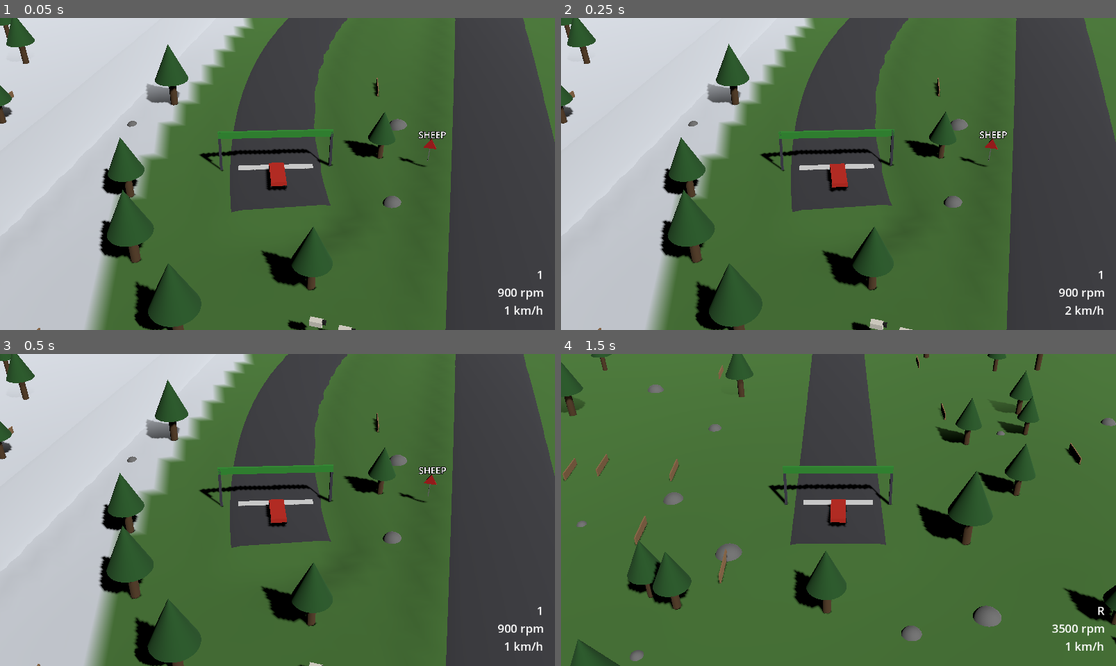
Above: before the commit, frames 1-4 (two rows, left to right).
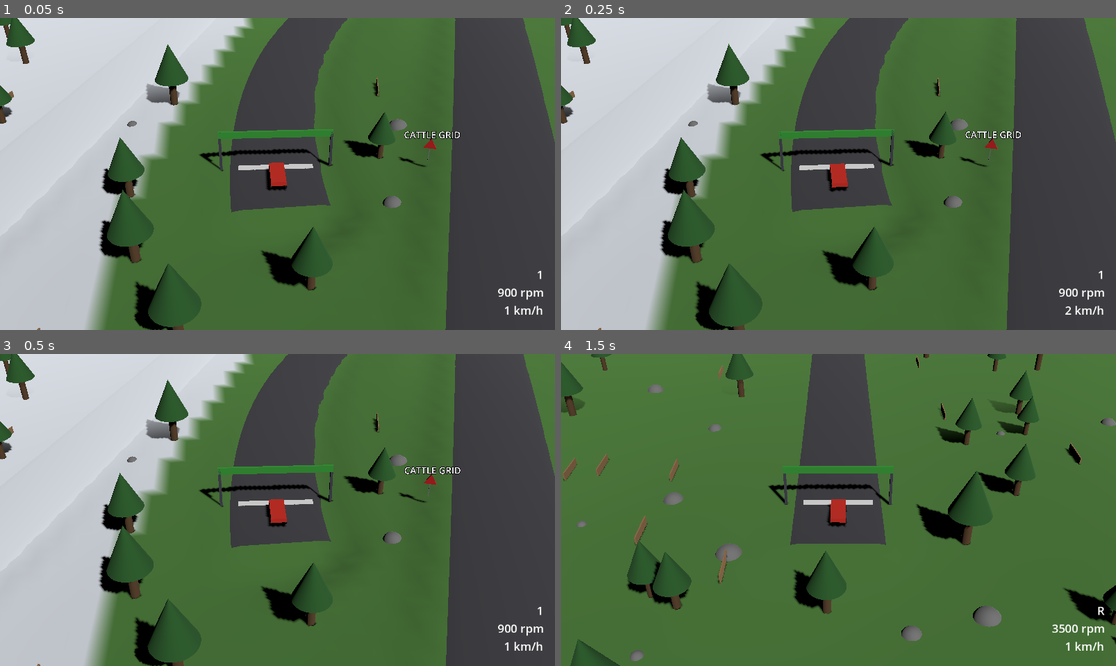
Above: after the commit, the same moments.

Repository: JulianHeissinger/RallyGame
Game: Godot game, scene res://scenes/stage.tscn
Same seed, same stepped clock (60 frames per second), same inputs: the game is played once before the commit and once after it. The project has no main scene, so this scene is started directly.
Inputs:
- Up to frame 1 (0.05 s): no input
- Up to frame 2 (0.25 s): no input
- Up to frame 3 (0.5 s): no input
- Up to frame 4 (1.5 s): hold D (steer_right) 0.53-1.28 s; hold R (reroll_stage) 0.53-1.28 s; hold S (brake) from 1.28 s (still down); tap W (throttle) at 1.35 s

The runs differ from the first frame. In frame 1, 0.4% of the frame differs, in the area x 51-83%, y 36-100%; in frame 2, 0.3%; in frame 3, 0.2%; in frame 4, nothing differs.

Commit message:
feat: add obstacle and launch hazards
Fallen tree (solid, leaves a gap), crashed car (heavy pushable body),
knockable props in seeded clusters (cones, hay bales, wheelie bins,
shopping trolleys) and a portable toilet that emit hazard_defeated on
the first car hit, an explosive barrel with blast impulse and zone
damage, and a ramp.

Diff:
--- /dev/null
+++ b/data/hazards/cones.tres
@@ -0,0 +1,13 @@
+[gd_resource type="Resource" script_class="HazardDef" format=3]
+
+[ext_resource type="PackedScene" path="res://scenes/hazards/cones.tscn" id="1_scene"]
+[ext_resource type="Script" path="res://scripts/hazards/hazard_def.gd" id="2_def"]
+
+[resource]
+script = ExtResource("2_def")
+name = "cones"
+scene = ExtResource("1_scene")
+min_difficulty = 1
+sign_text = "CONES"
+surfaces = PackedStringArray()
+on_road = true
--- /dev/null
+++ b/data/hazards/crashed_car.tres
@@ -0,0 +1,13 @@
+[gd_resource type="Resource" script_class="HazardDef" format=3]
+
+[ext_resource type="PackedScene" path="res://scenes/hazards/crashed_car.tscn" id="1_scene"]
+[ext_resource type="Script" path="res://scripts/hazards/hazard_def.gd" id="2_def"]
+
+[resource]
+script = ExtResource("2_def")
+name = "crashed_car"
+scene = ExtResource("1_scene")
+min_difficulty = 1
+sign_text = "CRASH"
+surfaces = PackedStringArray()
+on_road = true
--- /dev/null
+++ b/data/hazards/explosive_barrel.tres
@@ -0,0 +1,13 @@
+[gd_resource type="Resource" script_class="HazardDef" format=3]
+
+[ext_resource type="PackedScene" path="res://scenes/hazards/explosive_barrel.tscn" id="1_scene"]
+[ext_resource type="Script" path="res://scripts/hazards/hazard_def.gd" id="2_def"]
+
+[resource]
+script = ExtResource("2_def")
+name = "explosive_barrel"
+scene = ExtResource("1_scene")
+min_difficulty = 2
+sign_text = "BARREL"
+surfaces = PackedStringArray()
+on_road = true
--- /dev/null
+++ b/data/hazards/fallen_tree.tres
@@ -0,0 +1,13 @@
+[gd_resource type="Resource" script_class="HazardDef" format=3]
+
+[ext_resource type="PackedScene" path="res://scenes/hazards/fallen_tree.tscn" id="1_scene"]
+[ext_resource type="Script" path="res://scripts/hazards/hazard_def.gd" id="2_def"]
+
+[resource]
+script = ExtResource("2_def")
+name = "fallen_tree"
+scene = ExtResource("1_scene")
+min_difficulty = 2
+sign_text = "TREE"
+surfaces = PackedStringArray()
+on_road = false
--- /dev/null
+++ b/data/hazards/hay_bales.tres
@@ -0,0 +1,13 @@
+[gd_resource type="Resource" script_class="HazardDef" format=3]
+
+[ext_resource type="PackedScene" path="res://scenes/hazards/hay_bales.tscn" id="1_scene"]
+[ext_resource type="Script" path="res://scripts/hazards/hazard_def.gd" id="2_def"]
+
+[resource]
+script = ExtResource("2_def")
+name = "hay_bales"
+scene = ExtResource("1_scene")
+min_difficulty = 1
+sign_text = "HAY"
+surfaces = PackedStringArray()
+on_road = true
--- /dev/null
+++ b/data/hazards/portable_toilet.tres
@@ -0,0 +1,13 @@
+[gd_resource type="Resource" script_class="HazardDef" format=3]
+
+[ext_resource type="PackedScene" path="res://scenes/hazards/portable_toilet.tscn" id="1_scene"]
+[ext_resource type="Script" path="res://scripts/hazards/hazard_def.gd" id="2_def"]
+
+[resource]
+script = ExtResource("2_def")
+name = "portable_toilet"
+scene = ExtResource("1_scene")
+min_difficulty = 1
+sign_text = "TOILET"
+surfaces = PackedStringArray()
+on_road = true
--- /dev/null
+++ b/data/hazards/ramp.tres
@@ -0,0 +1,13 @@
+[gd_resource type="Resource" script_class="HazardDef" format=3]
+
+[ext_resource type="PackedScene" path="res://scenes/hazards/ramp.tscn" id="1_scene"]
+[ext_resource type="Script" path="res://scripts/hazards/hazard_def.gd" id="2_def"]
+
+[resource]
+script = ExtResource("2_def")
+name = "ramp"
+scene = ExtResource("1_scene")
+min_difficulty = 1
+sign_text = "RAMP"
+surfaces = PackedStringArray()
+on_road = true
--- /dev/null
+++ b/data/hazards/shopping_trolleys.tres
@@ -0,0 +1,13 @@
+[gd_resource type="Resource" script_class="HazardDef" format=3]
+
+[ext_resource type="PackedScene" path="res://scenes/hazards/shopping_trolleys.tscn" id="1_scene"]
+[ext_resource type="Script" path="res://scripts/hazards/hazard_def.gd" id="2_def"]
+
+[resource]
+script = ExtResource("2_def")
+name = "shopping_trolleys"
+scene = ExtResource("1_scene")
+min_difficulty = 1
+sign_text = "TROLLEYS"
+surfaces = PackedStringArray()
+on_road = true
--- /dev/null
+++ b/data/hazards/wheelie_bins.tres
@@ -0,0 +1,13 @@
+[gd_resource type="Resource" script_class="HazardDef" format=3]
+
+[ext_resource type="PackedScene" path="res://scenes/hazards/wheelie_bins.tscn" id="1_scene"]
+[ext_resource type="Script" path="res://scripts/hazards/hazard_def.gd" id="2_def"]
+
+[resource]
+script = ExtResource("2_def")
+name = "wheelie_bins"
+scene = ExtResource("1_scene")
+min_difficulty = 1
+sign_text = "BINS"
+surfaces = PackedStringArray()
+on_road = true
--- /dev/null
+++ b/scenes/hazards/cone.tscn
@@ -0,0 +1,47 @@
+[gd_scene format=3]
+
+[ext_resource type="Script" path="res://scripts/hazards/knockable.gd" id="1_knock"]
+
+[sub_resource type="CylinderShape3D" id="CylinderShape3D_cone"]
+height = 0.7
+radius = 0.2
+
+[sub_resource type="StandardMaterial3D" id="StandardMaterial3D_orange"]
+albedo_color = Color(1, 0.4, 0.05, 1)
+
+[sub_resource type="CylinderMesh" id="CylinderMesh_cone"]
+material = SubResource("StandardMaterial3D_orange")
+top_radius = 0.03
+bottom_radius = 0.2
+height = 0.7
+
+[sub_resource type="StandardMaterial3D" id="StandardMaterial3D_white"]
+albedo_color = Color(0.95, 0.95, 0.95, 1)
+
+[sub_resource type="CylinderMesh" id="CylinderMesh_band"]
+material = SubResource("StandardMaterial3D_white")
+top_radius = 0.1
+bottom_radius = 0.125
+height = 0.12
+
+[node name="Cone" type="RigidBody3D"]
+collision_layer = 2
+collision_mask = 3
+mass = 3.0
+contact_monitor = true
+max_contacts_reported = 4
+script = ExtResource("1_knock")
+metadata/impact_scale = 0.01
+metadata/impact_once = true
+
+[node name="Collision" type="CollisionShape3D" parent="."]
+transform = Transform3D(1, 0, 0, 0, 1, 0, 0, 0, 1, 0, 0.35, 0)
+shape = SubResource("CylinderShape3D_cone")
+
+[node name="Mesh" type="MeshInstance3D" parent="."]
+transform = Transform3D(1, 0, 0, 0, 1, 0, 0, 0, 1, 0, 0.35, 0)
+mesh = SubResource("CylinderMesh_cone")
+
+[node name="Band" type="MeshInstance3D" parent="."]
+transform = Transform3D(1, 0, 0, 0, 1, 0, 0, 0, 1, 0, 0.42, 0)
+mesh = SubResource("CylinderMesh_band")
--- /dev/null
+++ b/scenes/hazards/cones.tscn
@@ -0,0 +1,12 @@
+[gd_scene format=3]
+
+[ext_resource type="Script" path="res://scripts/hazards/prop_cluster.gd" id="1_cluster"]
+[ext_resource type="PackedScene" path="res://scenes/hazards/cone.tscn" id="2_prop"]
+
+[node name="Cones" type="Node3D"]
+script = ExtResource("1_cluster")
+prop = ExtResource("2_prop")
+count_range = Vector2i(4, 8)
+spread_side = 4.0
+spread_along = 2.0
+cell = 0.7
--- /dev/null
+++ b/scenes/hazards/crashed_car.tscn
@@ -0,0 +1,38 @@
+[gd_scene format=3]
+
+[sub_resource type="BoxShape3D" id="BoxShape3D_car"]
+size = Vector3(1.8, 1.3, 4)
+
+[sub_resource type="StandardMaterial3D" id="StandardMaterial3D_paint"]
+albedo_color = Color(0.55, 0.12, 0.1, 1)
+
+[sub_resource type="BoxMesh" id="BoxMesh_body"]
+material = SubResource("StandardMaterial3D_paint")
+size = Vector3(1.8, 0.8, 4)
+
+[sub_resource type="StandardMaterial3D" id="StandardMaterial3D_glass"]
+albedo_color = Color(0.15, 0.18, 0.2, 1)
+
+[sub_resource type="BoxMesh" id="BoxMesh_cabin"]
+material = SubResource("StandardMaterial3D_glass")
+size = Vector3(1.6, 0.5, 2)
+
+[node name="CrashedCar" type="Node3D"]
+
+[node name="Body" type="RigidBody3D" parent="."]
+transform = Transform3D(0.819, 0, 0.574, 0, 1, 0, -0.574, 0, 0.819, 0, 0, 0)
+collision_layer = 2
+collision_mask = 3
+mass = 1000.0
+
+[node name="Collision" type="CollisionShape3D" parent="Body"]
+transform = Transform3D(1, 0, 0, 0, 1, 0, 0, 0, 1, 0, 0.65, 0)
+shape = SubResource("BoxShape3D_car")
+
+[node name="Mesh" type="MeshInstance3D" parent="Body"]
+transform = Transform3D(1, 0, 0, 0, 1, 0, 0, 0, 1, 0, 0.4, 0)
+mesh = SubResource("BoxMesh_body")
+
+[node name="Cabin" type="MeshInstance3D" parent="Body"]
+transform = Transform3D(1, 0, 0, 0, 1, 0, 0, 0, 1, 0, 1.05, 0.2)
+mesh = SubResource("BoxMesh_cabin")
--- /dev/null
+++ b/scenes/hazards/explosive_barrel.tscn
@@ -0,0 +1,41 @@
+[gd_scene format=3]
+
+[ext_resource type="Script" path="res://scripts/hazards/explosive_barrel.gd" id="1_barrel"]
+
+[sub_resource type="CylinderShape3D" id="CylinderShape3D_trigger"]
+height = 1.2
+radius = 0.6
+
+[sub_resource type="StandardMaterial3D" id="StandardMaterial3D_red"]
+albedo_color = Color(0.85, 0.1, 0.05, 1)
+
+[sub_resource type="CylinderMesh" id="CylinderMesh_barrel"]
+material = SubResource("StandardMaterial3D_red")
+top_radius = 0.4
+bottom_radius = 0.4
+height = 0.9
+
+[sub_resource type="StandardMaterial3D" id="StandardMaterial3D_scorch"]
+albedo_color = Color(0.05, 0.05, 0.05, 1)
+
+[sub_resource type="CylinderMesh" id="CylinderMesh_scorch"]
+material = SubResource("StandardMaterial3D_scorch")
+top_radius = 1.5
+bottom_radius = 1.5
+height = 0.01
+
+[node name="ExplosiveBarrel" type="Area3D"]
+script = ExtResource("1_barrel")
+
+[node name="Collision" type="CollisionShape3D" parent="."]
+transform = Transform3D(1, 0, 0, 0, 1, 0, 0, 0, 1, 0, 0.6, 0)
+shape = SubResource("CylinderShape3D_trigger")
+
+[node name="Mesh" type="MeshInstance3D" parent="."]
+transform = Transform3D(1, 0, 0, 0, 1, 0, 0, 0, 1, 0, 0.45, 0)
+mesh = SubResource("CylinderMesh_barrel")
+
+[node name="Scorch" type="MeshInstance3D" parent="."]
+transform = Transform3D(1, 0, 0, 0, 1, 0, 0, 0, 1, 0, 0.02, 0)
+visible = false
+mesh = SubResource("CylinderMesh_scorch")
--- /dev/null
+++ b/scenes/hazards/fallen_tree.tscn
@@ -0,0 +1,6 @@
+[gd_scene format=3]
+
+[ext_resource type="Script" path="res://scripts/hazards/fallen_tree.gd" id="1_tree"]
+
+[node name="FallenTree" type="StaticBody3D" groups=["solid"]]
+script = ExtResource("1_tree")
--- /dev/null
+++ b/scenes/hazards/hay_bale.tscn
@@ -0,0 +1,34 @@
+[gd_scene format=3]
+
+[ext_resource type="Script" path="res://scripts/hazards/knockable.gd" id="1_knock"]
+
+[sub_resource type="CylinderShape3D" id="CylinderShape3D_bale"]
+height = 1.2
+radius = 0.6
+
+[sub_resource type="StandardMaterial3D" id="StandardMaterial3D_hay"]
+albedo_color = Color(0.85, 0.72, 0.3, 1)
+
+[sub_resource type="CylinderMesh" id="CylinderMesh_bale"]
+material = SubResource("StandardMaterial3D_hay")
+top_radius = 0.6
+bottom_radius = 0.6
+height = 1.2
+
+[node name="HayBale" type="RigidBody3D"]
+collision_layer = 2
+collision_mask = 3
+mass = 250.0
+contact_monitor = true
+max_contacts_reported = 4
+script = ExtResource("1_knock")
+metadata/impact_scale = 0.1
+metadata/impact_once = true
+
+[node name="Collision" type="CollisionShape3D" parent="."]
+transform = Transform3D(1, 0, 0, 0, 1, 0, 0, 0, 1, 0, 0.6, 0)
+shape = SubResource("CylinderShape3D_bale")
+
+[node name="Mesh" type="MeshInstance3D" parent="."]
+transform = Transform3D(1, 0, 0, 0, 1, 0, 0, 0, 1, 0, 0.6, 0)
+mesh = SubResource("CylinderMesh_bale")
--- /dev/null
+++ b/scenes/hazards/hay_bales.tscn
@@ -0,0 +1,12 @@
+[gd_scene format=3]
+
+[ext_resource type="Script" path="res://scripts/hazards/prop_cluster.gd" id="1_cluster"]
+[ext_resource type="PackedScene" path="res://scenes/hazards/hay_bale.tscn" id="2_prop"]
+
+[node name="HayBales" type="Node3D"]
+script = ExtResource("1_cluster")
+prop = ExtResource("2_prop")
+count_range = Vector2i(2, 4)
+spread_side = 4.0
+spread_along = 4.0
+cell = 1.4
--- /dev/null
+++ b/scenes/hazards/portable_toilet.tscn
@@ -0,0 +1,42 @@
+[gd_scene format=3]
+
+[ext_resource type="Script" path="res://scripts/hazards/knockable.gd" id="1_knock"]
+
+[sub_resource type="BoxShape3D" id="BoxShape3D_toilet"]
+size = Vector3(1.1, 2.3, 1.1)
+
+[sub_resource type="StandardMaterial3D" id="StandardMaterial3D_blue"]
+albedo_color = Color(0.15, 0.35, 0.8, 1)
+
+[sub_resource type="BoxMesh" id="BoxMesh_cabin"]
+material = SubResource("StandardMaterial3D_blue")
+size = Vector3(1.1, 2.2, 1.1)
+
+[sub_resource type="StandardMaterial3D" id="StandardMaterial3D_roof"]
+albedo_color = Color(0.95, 0.95, 0.95, 1)
+
+[sub_resource type="BoxMesh" id="BoxMesh_roof"]
+material = SubResource("StandardMaterial3D_roof")
+size = Vector3(1.2, 0.1, 1.2)
+
+[node name="PortableToilet" type="RigidBody3D"]
+collision_layer = 2
+collision_mask = 3
+mass = 80.0
+contact_monitor = true
+max_contacts_reported = 4
+script = ExtResource("1_knock")
+metadata/impact_scale = 0.05
+metadata/impact_once = true
+
+[node name="Collision" type="CollisionShape3D" parent="."]
+transform = Transform3D(1, 0, 0, 0, 1, 0, 0, 0, 1, 0, 1.15, 0)
+shape = SubResource("BoxShape3D_toilet")
+
+[node name="Cabin" type="MeshInstance3D" parent="."]
+transform = Transform3D(1, 0, 0, 0, 1, 0, 0, 0, 1, 0, 1.1, 0)
+mesh = SubResource("BoxMesh_cabin")
+
+[node name="Roof" type="MeshInstance3D" parent="."]
+transform = Transform3D(1, 0, 0, 0, 1, 0, 0, 0, 1, 0, 2.25, 0)
+mesh = SubResource("BoxMesh_roof")
--- /dev/null
+++ b/scenes/hazards/ramp.tscn
@@ -0,0 +1,21 @@
+[gd_scene format=3]
+
+[sub_resource type="ConvexPolygonShape3D" id="ConvexPolygonShape3D_ramp"]
+points = PackedVector3Array(-1.5, -0.05, 2.5, 1.5, -0.05, 2.5, -1.5, -0.05, -2.5, 1.5, -0.05, -2.5, -1.5, 1, -2.5, 1.5, 1, -2.5)
+
+[sub_resource type="StandardMaterial3D" id="StandardMaterial3D_ramp"]
+albedo_color = Color(0.95, 0.75, 0.1, 1)
+
+[sub_resource type="PrismMesh" id="PrismMesh_ramp"]
+material = SubResource("StandardMaterial3D_ramp")
+left_to_right = 0.0
+size = Vector3(5, 1.05, 3)
+
+[node name="Ramp" type="StaticBody3D"]
+
+[node name="Collision" type="CollisionShape3D" parent="."]
+shape = SubResource("ConvexPolygonShape3D_ramp")
+
+[node name="Mesh" type="MeshInstance3D" parent="."]
+transform = Transform3D(0, 0, -1, 0, 1, 0, 1, 0, 0, 0, 0.475, 0)
+mesh = SubResource("PrismMesh_ramp")
--- /dev/null
+++ b/scenes/hazards/shopping_trolley.tscn
@@ -0,0 +1,44 @@
+[gd_scene format=3]
+
+[ext_resource type="Script" path="res://scripts/hazards/knockable.gd" id="1_knock"]
+
+[sub_resource type="BoxShape3D" id="BoxShape3D_trolley"]
+size = Vector3(0.55, 0.9, 0.9)
+
+[sub_resource type="StandardMaterial3D" id="StandardMaterial3D_metal"]
+albedo_color = Color(0.75, 0.77, 0.8, 1)
+metallic = 0.6
+roughness = 0.2
+
+[sub_resource type="BoxMesh" id="BoxMesh_basket"]
+material = SubResource("StandardMaterial3D_metal")
+size = Vector3(0.55, 0.5, 0.9)
+
+[sub_resource type="StandardMaterial3D" id="StandardMaterial3D_handle"]
+albedo_color = Color(0.8, 0.1, 0.1, 1)
+
+[sub_resource type="BoxMesh" id="BoxMesh_handle"]
+material = SubResource("StandardMaterial3D_handle")
+size = Vector3(0.6, 0.06, 0.06)
+
+[node name="ShoppingTrolley" type="RigidBody3D"]
+collision_layer = 2
+collision_mask = 3
+mass = 20.0
+contact_monitor = true
+max_contacts_reported = 4
+script = ExtResource("1_knock")
+metadata/impact_scale = 0.02
+metadata/impact_once = true
+
+[node name="Collision" type="CollisionShape3D" parent="."]
+transform = Transform3D(1, 0, 0, 0, 1, 0, 0, 0, 1, 0, 0.45, 0)
+shape = SubResource("BoxShape3D_trolley")
+
+[node name="Basket" type="MeshInstance3D" parent="."]
+transform = Transform3D(1, 0, 0, 0, 1, 0, 0, 0, 1, 0, 0.65, 0)
+mesh = SubResource("BoxMesh_basket")
+
+[node name="Handle" type="MeshInstance3D" parent="."]
+transform = Transform3D(1, 0, 0, 0, 1, 0, 0, 0, 1, 0, 0.95, 0.45)
+mesh = SubResource("BoxMesh_handle")
--- /dev/null
+++ b/scenes/hazards/shopping_trolleys.tscn
@@ -0,0 +1,12 @@
+[gd_scene format=3]
+
+[ext_resource type="Script" path="res://scripts/hazards/prop_cluster.gd" id="1_cluster"]
+[ext_resource type="PackedScene" path="res://scenes/hazards/shopping_trolley.tscn" id="2_prop"]
+
+[node name="ShoppingTrolleys" type="Node3D"]
+script = ExtResource("1_cluster")
+prop = ExtResource("2_prop")
+count_range = Vector2i(2, 5)
+spread_side = 3.0
+spread_along = 3.0
+cell = 1.0
--- /dev/null
+++ b/scenes/hazards/wheelie_bin.tscn
@@ -0,0 +1,42 @@
+[gd_scene format=3]
+
+[ext_resource type="Script" path="res://scripts/hazards/knockable.gd" id="1_knock"]
+
+[sub_resource type="BoxShape3D" id="BoxShape3D_bin"]
+size = Vector3(0.6, 1, 0.7)
+
+[sub_resource type="StandardMaterial3D" id="StandardMaterial3D_green"]
+albedo_color = Color(0.1, 0.45, 0.2, 1)
+
+[sub_resource type="BoxMesh" id="BoxMesh_bin"]
+material = SubResource("StandardMaterial3D_green")
+size = Vector3(0.6, 0.95, 0.7)
+
+[sub_resource type="StandardMaterial3D" id="StandardMaterial3D_lid"]
+albedo_color = Color(0.05, 0.25, 0.1, 1)
+
+[sub_resource type="BoxMesh" id="BoxMesh_lid"]
+material = SubResource("StandardMaterial3D_lid")
+size = Vector3(0.66, 0.05, 0.76)
+
+[node name="WheelieBin" type="RigidBody3D"]
+collision_layer = 2
+collision_mask = 3
+mass = 15.0
+contact_monitor = true
+max_contacts_reported = 4
+script = ExtResource("1_knock")
+metadata/impact_scale = 0.02
+metadata/impact_once = true
+
+[node name="Collision" type="CollisionShape3D" parent="."]
+transform = Transform3D(1, 0, 0, 0, 1, 0, 0, 0, 1, 0, 0.5, 0)
+shape = SubResource("BoxShape3D_bin")
+
+[node name="Mesh" type="MeshInstance3D" parent="."]
+transform = Transform3D(1, 0, 0, 0, 1, 0, 0, 0, 1, 0, 0.475, 0)
+mesh = SubResource("BoxMesh_bin")
+
+[node name="Lid" type="MeshInstance3D" parent="."]
+transform = Transform3D(1, 0, 0, 0, 1, 0, 0, 0, 1, 0, 0.975, 0)
+mesh = SubResource("BoxMesh_lid")
--- /dev/null
+++ b/scenes/hazards/wheelie_bins.tscn
@@ -0,0 +1,12 @@
+[gd_scene format=3]
+
+[ext_resource type="Script" path="res://scripts/hazards/prop_cluster.gd" id="1_cluster"]
+[ext_resource type="PackedScene" path="res://scenes/hazards/wheelie_bin.tscn" id="2_prop"]
+
+[node name="WheelieBins" type="Node3D"]
+script = ExtResource("1_cluster")
+prop = ExtResource("2_prop")
+count_range = Vector2i(2, 4)
+spread_side = 3.0
+spread_along = 2.0
+cell = 0.8
--- /dev/null
+++ b/scripts/hazards/explosive_barrel.gd
@@ -0,0 +1,30 @@
+class_name ExplosiveBarrel
+extends Area3D
+## A barrel that explodes once when the car touches it: an impulse of `blast_impulse` N·s on the
+## car, away from the barrel and tilted up by `lift`, plus impact damage at the barrel's side of
+## the car as if hit at `blast_speed`. The barrel has no collider, so the car drives through the
+## blast instead of stopping at the barrel; afterwards only its scorch mark stays.
+
+@export var blast_impulse := 7000.0
+@export var lift := 1.0
+@export var blast_speed := 10.0
+
+var _exploded := false
+
+
+func _ready() -> void:
+	body_entered.connect(_on_body_entered)
+
+
+func _on_body_entered(body: Node) -> void:
+	if _exploded or not body is Car:
+		return
+	_exploded = true
+	var car := body as Car
+	var away := car.global_position - global_position
+	away.y = 0.0
+	var direction := (away.normalized() + Vector3.UP * lift).normalized()
+	car.apply_central_impulse(direction * blast_impulse)
+	car.damage.apply_impact(car.stats, car.to_local(global_position), blast_speed, false)
+	$Mesh.hide()
+	$Scorch.show()
--- /dev/null
+++ b/scripts/hazards/fallen_tree.gd
@@ -0,0 +1,49 @@
+class_name FallenTree
+extends StaticBody3D
+## A trunk lying across the road from one road edge, picked by the seed, into the verge on that
+## side, leaving a `gap` m wide on the other side. In group `solid`, so a fast hit is lethal. The
+## trunk and its crown are built in `setup` from the road width at the placement.
+
+@export var gap := 3.5
+@export var radius := 0.4
+## Trunk length in m beyond the road edge.
+@export var overhang := 3.0
+@export var crown_radius := 1.8
+
+const BARK := Color(0.35, 0.22, 0.12)
+const LEAVES := Color(0.18, 0.4, 0.15)
+
+
+## Called by the stage before the tree enters the tree; its `transform` is already set.
+func setup(_def: HazardDef, _car: Car, path: RoadPath, rng: RandomNumberGenerator) -> void:
+	var width := path.widths[clampi(path.distances.bsearch(path.progress_at(transform.origin)), 0, path.widths.size() - 1)]
+	var side := 1.0 if rng.randf() < 0.5 else -1.0
+	var length := width + overhang - gap
+	# The trunk runs from `side * (gap - width / 2)` to `side * (width / 2 + overhang)`.
+	var centre := side * (gap + overhang) / 2.0
+	# The cylinder axis is y; turn it across the road (x).
+	var across := Basis(Vector3.BACK, PI / 2.0)
+	var shape := CylinderShape3D.new()
+	shape.radius = radius
+	shape.height = length
+	var collision := CollisionShape3D.new()
+	collision.shape = shape
+	collision.transform = Transform3D(across, Vector3(centre, radius, 0.0))
+	add_child(collision)
+	var trunk := CylinderMesh.new()
+	trunk.top_radius = radius
+	trunk.bottom_radius = radius
+	trunk.height = length
+	trunk.material = HazardVisuals.material(BARK)
+	var trunk_visual := MeshInstance3D.new()
+	trunk_visual.mesh = trunk
+	trunk_visual.transform = collision.transform
+	add_child(trunk_visual)
+	var crown := SphereMesh.new()
+	crown.radius = crown_radius
+	crown.height = crown_radius * 2.0
+	crown.material = HazardVisuals.material(LEAVES)
+	var crown_visual := MeshInstance3D.new()
+	crown_visual.mesh = crown
+	crown_visual.position = Vector3(side * (width / 2.0 + overhang), crown_radius * 0.6, 0.0)
+	add_child(crown_visual)
--- /dev/null
+++ b/scripts/hazards/knockable.gd
@@ -0,0 +1,32 @@
+class_name Knockable
+extends RigidBody3D
+## A light obstacle (traffic cone, hay bale, wheelie bin, shopping trolley, portable toilet). The
+## first car hit knocks it sideways and up, frees it from the car and emits `hazard_defeated` once.
+## Like the sheep it lives on collision layer 2, which wheel rays do not scan, so the car never
+## stands on it; the scene's `impact_scale` and `impact_once` metadata keep the car damage small.
+
+signal hazard_defeated(hazard: Node)
+
+## Knock-away speed on the car hit, as a share of the car's speed: sideways away from the car's
+## centreline and up. Without it the car pushes the prop along the road like a plough.
+const KNOCK_SIDE := 0.5
+const KNOCK_UP := 0.3
+
+var _hit := false
+
+
+func _ready() -> void:
+	body_entered.connect(_on_body_entered)
+
+
+func _on_body_entered(body: Node) -> void:
+	if _hit or not body is Car:
+		return
+	_hit = true
+	var car := body as Car
+	add_collision_exception_with(car)
+	var right := car.global_basis.x
+	var side := right if (global_position - car.global_position).dot(right) >= 0.0 else -right
+	var speed := car.linear_velocity.length()
+	apply_central_impulse(mass * (side * speed * KNOCK_SIDE + Vector3.UP * speed * KNOCK_UP))
+	hazard_defeated.emit(self)
--- /dev/null
+++ b/scripts/hazards/prop_cluster.gd
@@ -0,0 +1,37 @@
+class_name PropCluster
+extends Node3D
+## A group of `Knockable` props on the road around the placement: a seeded count of `prop` copies
+## on distinct cells of a `cell` m grid, `spread_side` m across and `spread_along` m along the
+## road, each with a random heading. Relays each prop's `hazard_defeated`.
+
+signal hazard_defeated(hazard: Node)
+
+@export var prop: PackedScene
+@export var count_range := Vector2i(2, 4)
+@export var spread_side := 3.0
+@export var spread_along := 3.0
+@export var cell := 1.0
+## Props spawn this far above the road and settle onto it.
+@export var spawn_height := 0.1
+
+
+## Called by the stage before the cluster enters the tree; its `transform` is already set.
+func setup(_def: HazardDef, _car: Car, _path: RoadPath, rng: RandomNumberGenerator) -> void:
+	var columns := maxi(floori(spread_side / cell), 1)
+	var rows := maxi(floori(spread_along / cell), 1)
+	var cells := range(columns * rows)
+	# Seeded Fisher-Yates shuffle; `Array.shuffle` uses the global RNG.
+	for i in range(cells.size() - 1, 0, -1):
+		var j := rng.randi_range(0, i)
+		var swap: int = cells[i]
+		cells[i] = cells[j]
+		cells[j] = swap
+	for i in mini(rng.randi_range(count_range.x, count_range.y), cells.size()):
+		var column: int = cells[i] % columns
+		var row: int = cells[i] / columns
+		var x := -spread_side / 2.0 + (column + rng.randf_range(0.2, 0.8)) * cell
+		var z := -spread_along / 2.0 + (row + rng.randf_range(0.2, 0.8)) * cell
+		var body: Knockable = prop.instantiate()
+		body.transform = Transform3D(Basis(Vector3.UP, rng.randf() * TAU), Vector3(x, spawn_height, z))
+		body.hazard_defeated.connect(hazard_defeated.emit)
+		add_child(body)
--- a/scripts/stage/stage_params.gd
+++ b/scripts/stage/stage_params.gd
@@ -137,6 +137,15 @@
 		preload("res://data/hazards/marbles.tres"),
 		preload("res://data/hazards/tar.tres"),
 		preload("res://data/hazards/snow_drift.tres"),
+		preload("res://data/hazards/fallen_tree.tres"),
+		preload("res://data/hazards/crashed_car.tres"),
+		preload("res://data/hazards/hay_bales.tres"),
+		preload("res://data/hazards/cones.tres"),
+		preload("res://data/hazards/wheelie_bins.tres"),
+		preload("res://data/hazards/shopping_trolleys.tres"),
+		preload("res://data/hazards/portable_toilet.tres"),
+		preload("res://data/hazards/explosive_barrel.tres"),
+		preload("res://data/hazards/ramp.tres"),
 	]
 	surfaces = [
 		SurfaceSectionDef.create("gravel", "grass", 1.0, Vector2(300.0, 700.0)),
Not shown, added: scripts/hazards/explosive_barrel.gd.uid
Not shown, added: scripts/hazards/fallen_tree.gd.uid
Not shown, added: scripts/hazards/knockable.gd.uid
Not shown, added: scripts/hazards/prop_cluster.gd.uid
Not shown, changed: AGENTS.md
Not shown, changed: openspec/changes/bootstrap-vertical-slice/tasks.md
